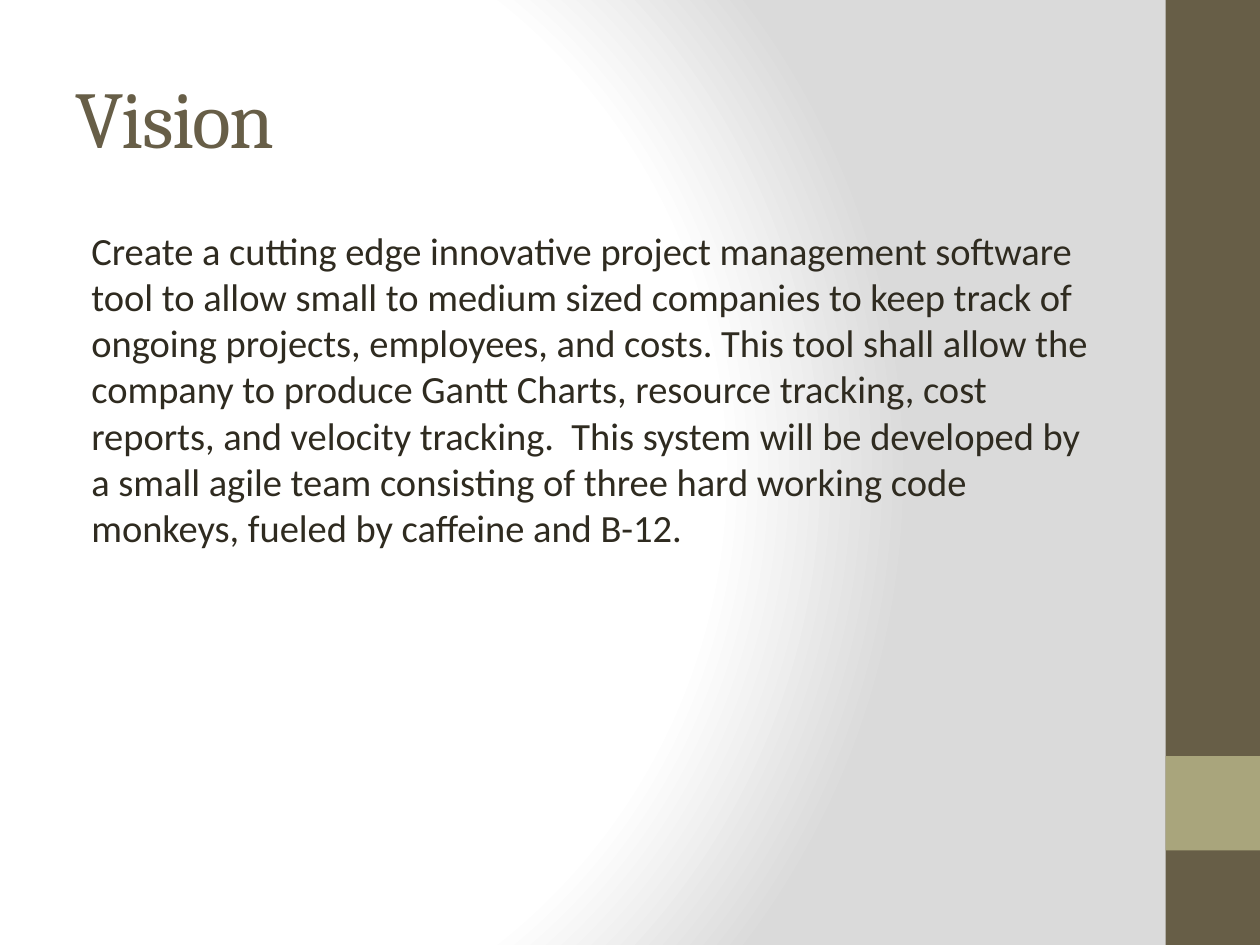
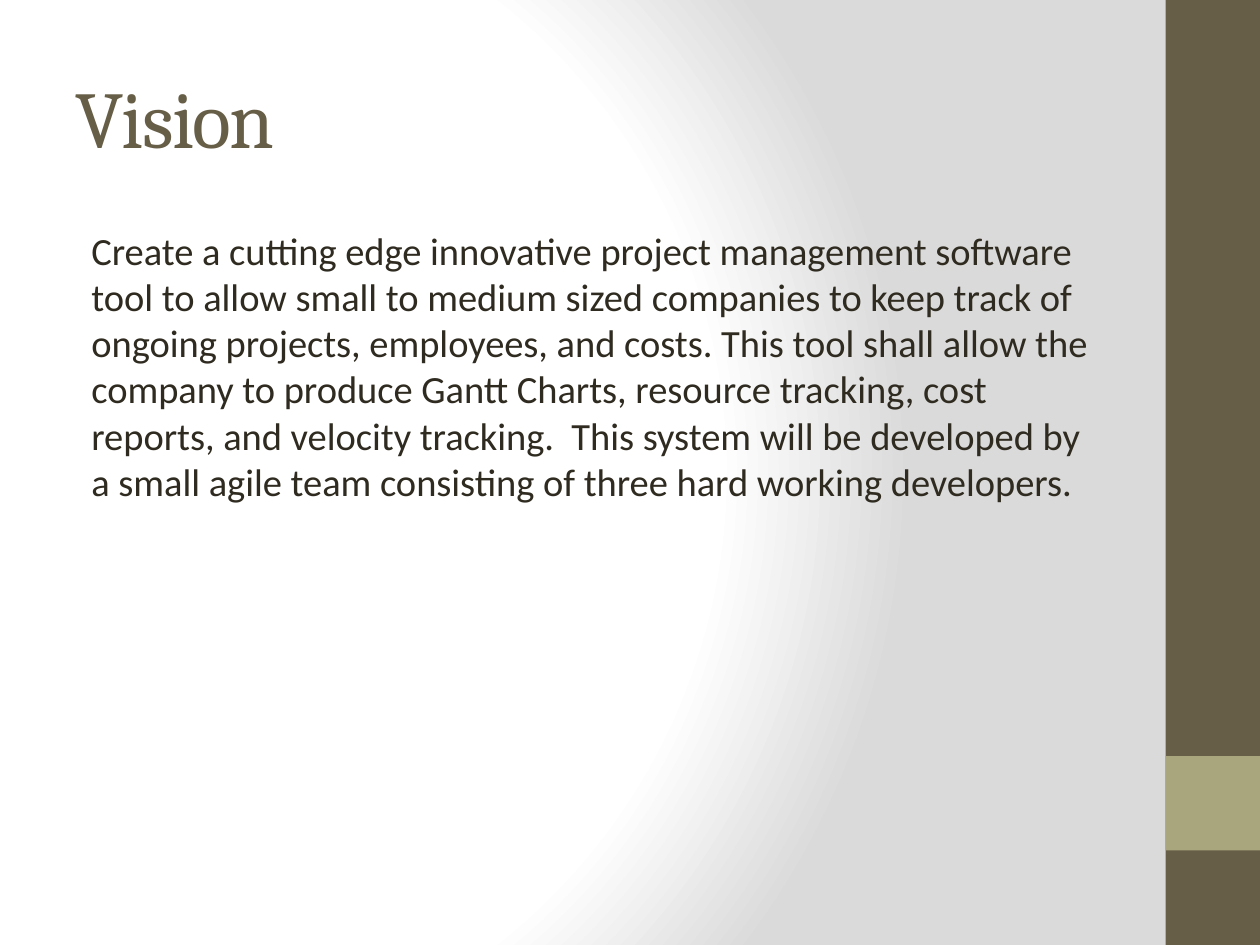
Before and after one commit to DanLain/ProjectManagement, a slide deck: slide 2 of Presentation/Team 3 presentation 1.pptx. Drawn at 1260x945 pixels with LibreOffice and Linux fonts; fonts in the diff are those of the drawing. Boxes give left, top, right and bottom in pixels: in the first picture for what was removed or moved away, otherwise in the second. Text is boxed around its words. In the diff, an @@ line names an element or a change of style, - is before the commit and + after.

Commit message:
Updated Presentations

```diff
--- a/Presentation/Team 3 presentation 1.pptx
+++ b/Presentation/Team 3 presentation 1.pptx
@@ text at box(91, 238, 1087, 503): text changed @@
-Create a cutting edge innovative project management software tool to allow small to medium sized companies to keep track of ongoing projects, employees, and costs. This tool shall allow the company to produce Gantt Charts, resource tracking, cost reports, and velocity tracking. This system will be developed by a small agile team consisting of three hard working code monkeys, fueled by caffeine and B-12.
+Create a cutting edge innovative project management software tool to allow small to medium sized companies to keep track of ongoing projects, employees, and costs. This tool shall allow the company to produce Gantt Charts, resource tracking, cost reports, and velocity tracking. This system will be developed by a small agile team consisting of three hard working developers.
```
Also in this commit, not shown: 1 other file.
